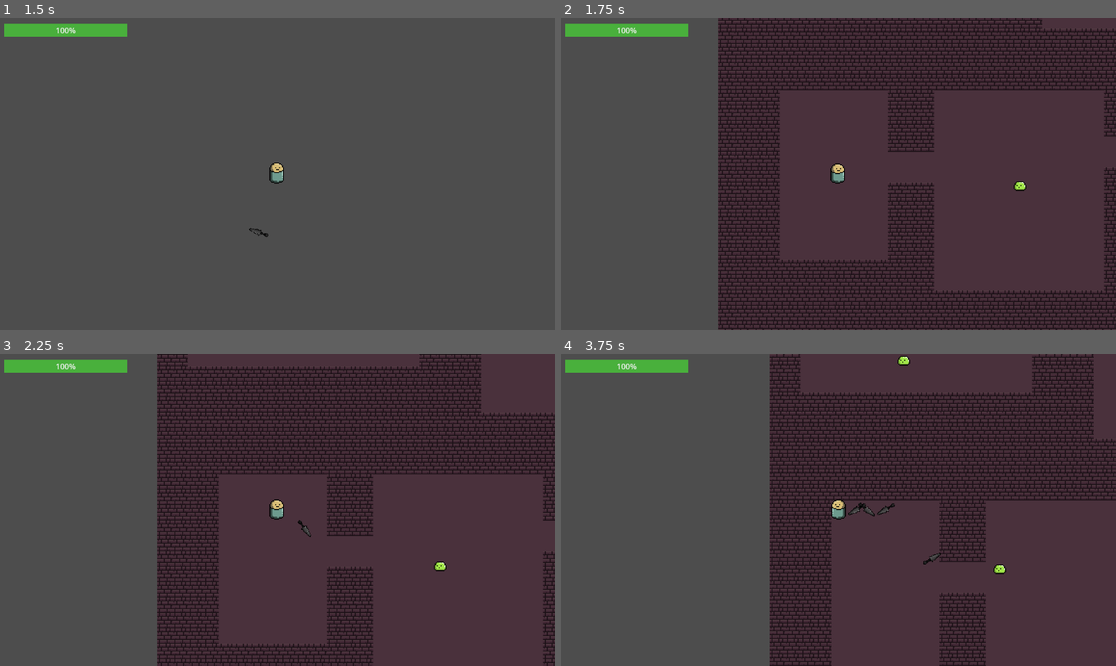
Above: before the commit, frames 1-4 (two rows, left to right).
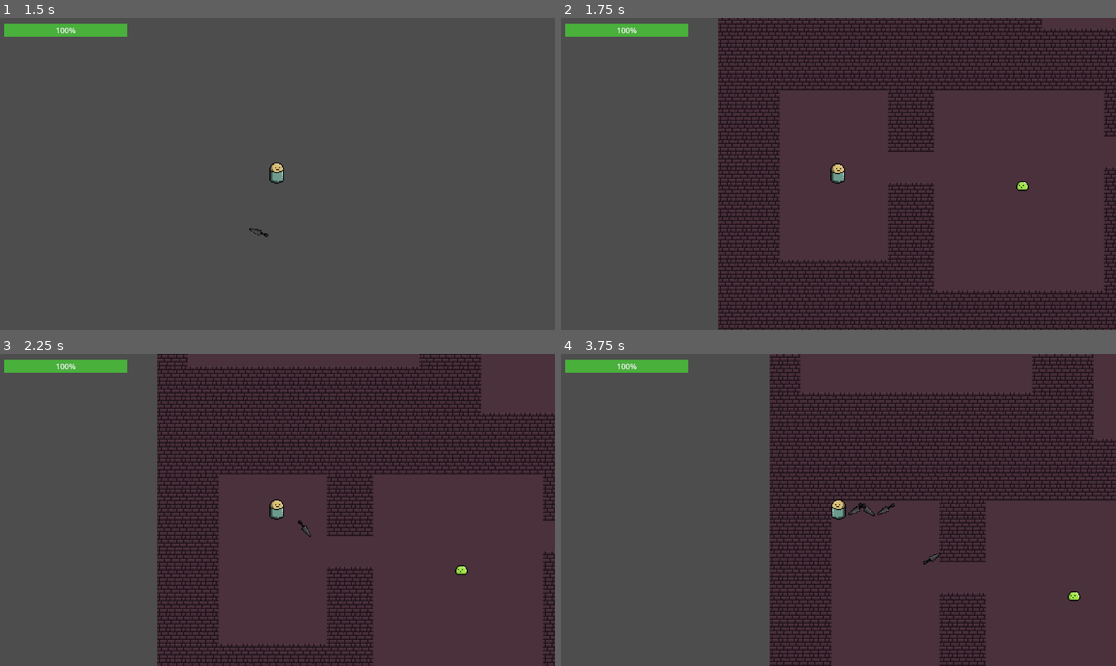
Above: after the commit, the same moments.

Repository: guywiththenose/DungeonGame
Game: Godot game, scene res://Menu.tscn
The game is run twice, just before and just after one commit, with the same random seed, the same clock (stepped at 60 frames per second) and the same inputs.
Inputs (mouse positions are in pixels of both pictures, inside the frame that each line leads up to):
- Up to frame 1 (1.5 s): click "Start" at 0.5 s; tap Enter at 1.25 s; move the mouse to (249, 236) at 1.27 s; hold W (up) from 1.28 s (still down); hold Space (attack) from 1.28 s (still down)
- Up to frame 2 (1.75 s): keep holding W (up); keep holding Space (attack)
- Up to frame 3 (2.25 s): keep holding W (up); move the mouse to (444, 556) at 2.02 s; release Space (attack) at 2.03 s; tap Space (attack) at 2.1 s
- Up to frame 4 (3.75 s): move the mouse to (672, 463) at 2.77 s; release W (up) at 2.78 s; hold Space (attack) 2.78-3.53 s; hold A (left) from 2.78 s (still down); move the mouse to (866, 510) at 3.52 s; tap Space (attack) at 3.6 s

Frame 1 is identical in both runs. In frame 2, less than 0.1% of the frame differs, in the area x 81-85%, y 52-56%; in frame 3, 0.1%; in frame 4, 0.2%, in the area x 60-94%, y 0-80%.

Commit message:
v1.22
enemy movement prevention

Diff:
--- a/Enemy1.gd
+++ b/Enemy1.gd
@@ -7,6 +7,7 @@
 @export var health = 2
 @onready var damagetimer = $Hitbox/Damagetimer
 @export var damage = 5
+var moveable = false
 
 func check_collision():
 	if not damagetimer.is_stopped():
@@ -19,10 +20,9 @@
 				damagetimer.start()
 
 func _physics_process(delta):
-
-
-	var direction_to_player = global_position.direction_to(player.global_position)
-	velocity = direction_to_player * speed
+	if moveable == true:
+		var direction_to_player = global_position.direction_to(player.global_position)
+		velocity = direction_to_player * speed
 
 	if velocity.x > 0:
 		sprite.flip_h = true
@@ -36,3 +36,8 @@
 	health -= dmg
 	if health <= 0:
 		queue_free()
+
+
+func _on_playerbox_body_entered(body):
+	if body.is_in_group("player"):
+		moveable = true
--- a/Player.gd
+++ b/Player.gd
@@ -9,6 +9,8 @@
 @onready var main = get_node('/root/Main')
 @onready var animation_player = $AnimationPlayer
 @onready var red = $red
+
+signal enemy
 
 func _ready():
 	PlayerStats.take_damage.connect(player_damage)
--- a/Room.tscn
+++ b/Room.tscn
@@ -9,3 +9,5 @@
 script = ExtResource("1_456wb")
 
 [node name="CollisionShape2D" type="CollisionShape2D" parent="."]
+
+[connection signal="body_entered" from="." to="." method="_on_body_entered"]
--- a/enemy_1.tscn
+++ b/enemy_1.tscn
@@ -57,7 +57,9 @@
 wait_time = 0.3
 one_shot = true
 
-[node name="Playerbox" type="Area2D" parent="."]
+[node name="Playerbox" type="Area2D" parent="." groups=["detector"]]
 
-[node name="CollisionShape2D" type="CollisionShape2D" parent="Playerbox"]
+[node name="CollisionShape2D" type="CollisionShape2D" parent="Playerbox" groups=["detector"]]
 shape = SubResource("CircleShape2D_t3mkt")
+
+[connection signal="body_entered" from="Playerbox" to="." method="_on_playerbox_body_entered"]
--- a/player.tscn
+++ b/player.tscn
@@ -31,6 +31,21 @@
 "speed": 4.0
 }]
 
+[sub_resource type="Animation" id="Animation_rhr33"]
+length = 0.001
+tracks/0/type = "value"
+tracks/0/imported = false
+tracks/0/enabled = true
+tracks/0/path = NodePath(".:self_modulate")
+tracks/0/interp = 1
+tracks/0/loop_wrap = true
+tracks/0/keys = {
+"times": PackedFloat32Array(0),
+"transitions": PackedFloat32Array(1),
+"update": 0,
+"values": [Color(1, 1, 1, 0)]
+}
+
 [sub_resource type="Animation" id="Animation_3iv8o"]
 resource_name = "opacity"
 tracks/0/type = "value"
@@ -44,21 +59,6 @@
 "transitions": PackedFloat32Array(1, 1, 1),
 "update": 0,
 "values": [Color(1, 1, 1, 0), Color(1, 1, 1, 0.67451), Color(1, 1, 1, 0)]
-}
-
-[sub_resource type="Animation" id="Animation_rhr33"]
-length = 0.001
-tracks/0/type = "value"
-tracks/0/imported = false
-tracks/0/enabled = true
-tracks/0/path = NodePath(".:self_modulate")
-tracks/0/interp = 1
-tracks/0/loop_wrap = true
-tracks/0/keys = {
-"times": PackedFloat32Array(0),
-"transitions": PackedFloat32Array(1),
-"update": 0,
-"values": [Color(1, 1, 1, 0)]
 }
 
 [sub_resource type="AnimationLibrary" id="AnimationLibrary_8yph3"]
@@ -86,8 +86,8 @@
 
 [node name="red" type="Sprite2D" parent="."]
 self_modulate = Color(1, 1, 1, 0)
-position = Vector2(2.38419e-07, -1)
-scale = Vector2(1.06667, 1)
+position = Vector2(-0.500012, -1)
+scale = Vector2(1, 1)
 texture = ExtResource("4_81hli")
 
 [node name="AnimationPlayer" type="AnimationPlayer" parent="."]
